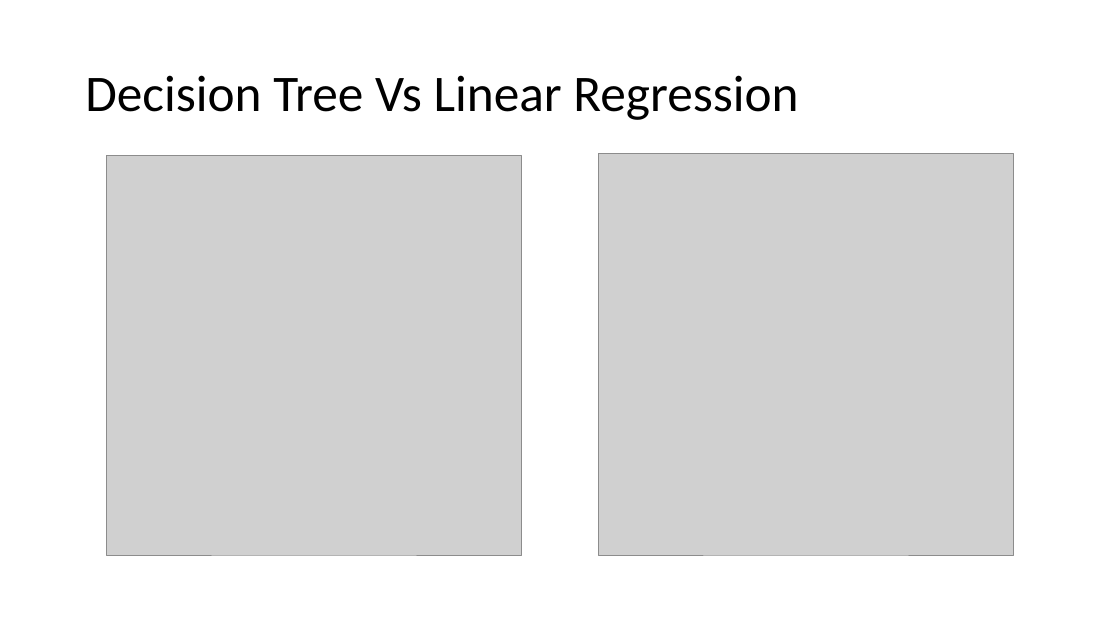
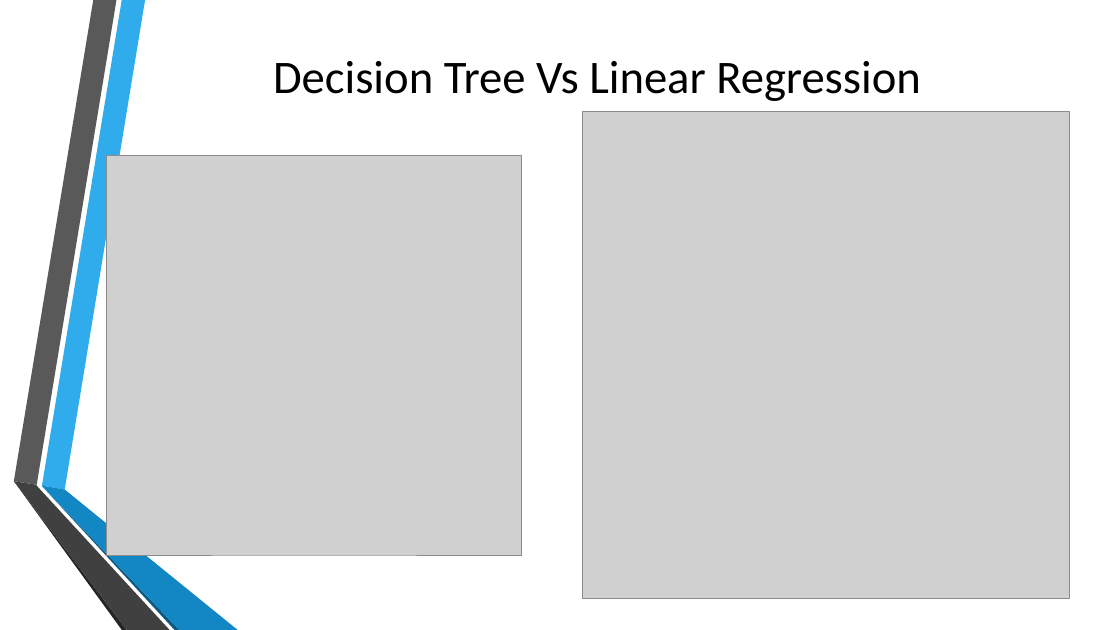
Before and after one commit to TheDataMavericks/DK, a slide deck: slide 11 of img/Cars Machine Learning Journey.pptx (slide 6 before the commit). Drawn at 1120x630 pixels with LibreOffice and Linux fonts; fonts in the diff are those of the drawing; grey boxes stand for pictures; background and template pictures are left out. Boxes give left, top, right and bottom in pixels: in the first picture for what was removed or moved away, otherwise in the second. Text is boxed around its words. In the diff, an @@ line names an element or a change of style, - is before the commit and + after.

```diff
--- a/img/Cars Machine Learning Journey.pptx
+++ b/img/Cars Machine Learning Journey.pptx
@@ title "Decision Tree Vs Linear Regression": place and size @@
-title "Decision Tree Vs Linear Regression" at bbox=[85, 75, 798, 120]
+title "Decision Tree Vs Linear Regression" at bbox=[273, 61, 921, 101]
@@ title "Decision Tree Vs Linear Regression" at bbox=[273, 61, 921, 101]: size 44 to 40 pt; alignment left to centre; line spacing 0.9 to 1 @@
@@ picture: place and size @@
-picture at bbox=[599, 154, 1014, 555]
+picture at bbox=[583, 112, 1070, 599]
@@ group added at bbox=[13, 0, 238, 630]: 6 freeform shapes @@
```
Also in this commit, not shown: 13 other slides changed, 9 slides added, 4 slides removed, 2 other files.
